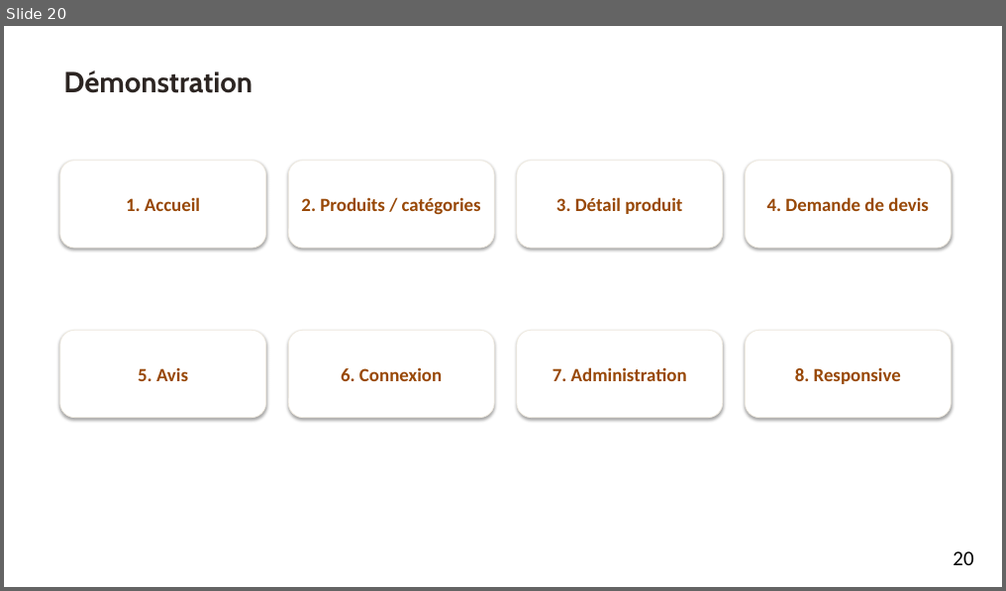
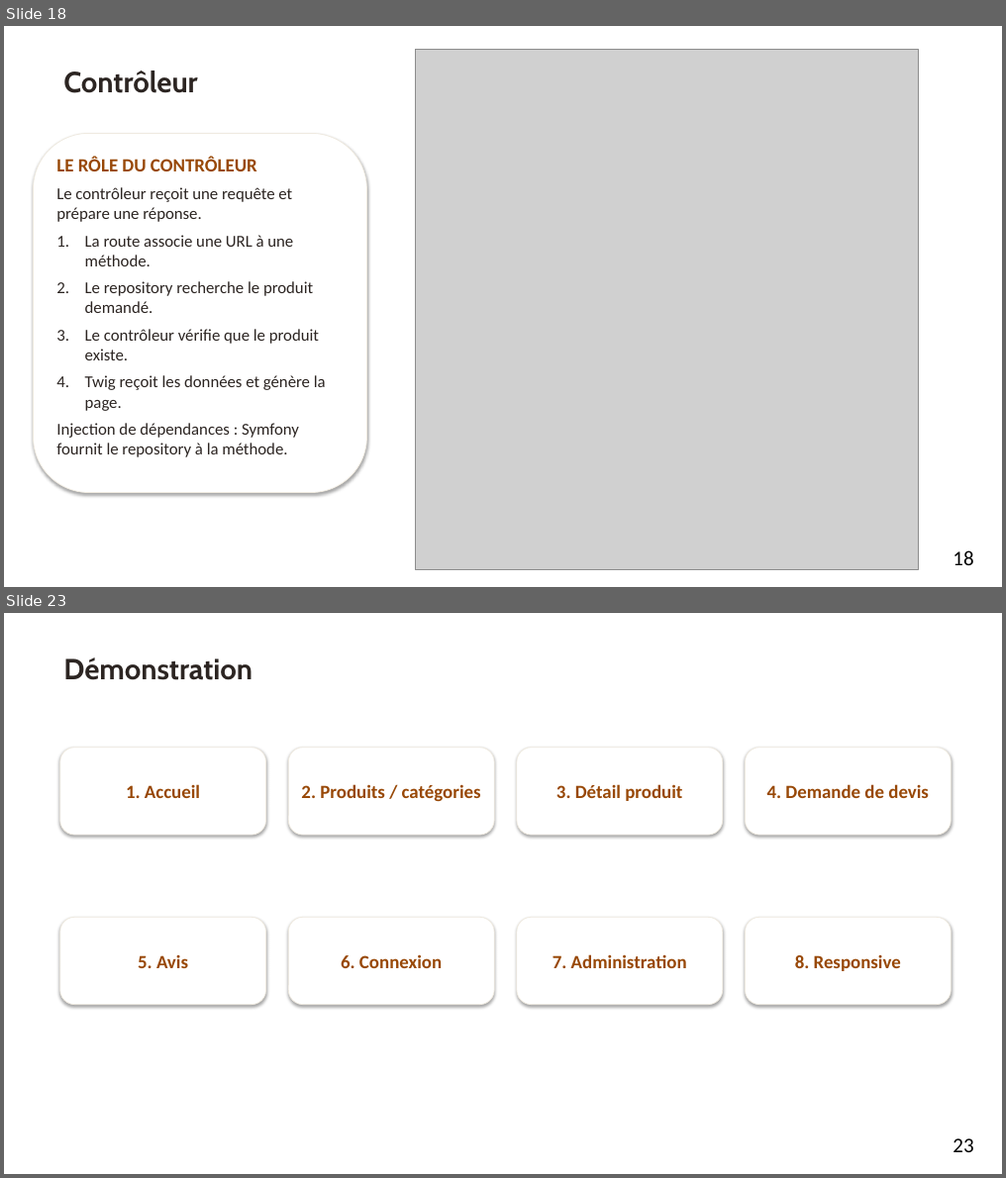
Before and after one commit to aureopires/projet_broderie, a slide deck: output/Aureo_Ruffier_Presentation_Projet.pptx. Shown one above the other, each under a label of ours: slide 20 before the commit, slides 18 and 23 after it; the slides between them are not shown. The pictures are 1006x591 and 1006x1178 pixels, drawn with LibreOffice and Linux fonts; fonts in the diff are those of the drawing; grey boxes stand for pictures; background and template pictures are left out. Boxes give left, top, right and bottom in pixels: in the first picture for what was removed or moved away, otherwise in the second. Text is boxed around its words. In the diff, an @@ line names an element or a change of style, - is before the commit and + after.

```diff
--- a/output/Aureo_Ruffier_Presentation_Projet.pptx
+++ b/output/Aureo_Ruffier_Presentation_Projet.pptx
@@ slide 18 added at (x1=4, y1=26, x2=1002, y2=587), background picture (left out) @@
@@ picture added at (x1=415, y1=49, x2=918, y2=570) @@
@@ text added at (x1=63, y1=71, x2=197, y2=93), 28 pt, text #2C2522, bold @@
+Contrôleur
@@ rounded rectangle added at (x1=33, y1=133, x2=367, y2=492), fill #FFFFFF, outline #EFEAE0 0.75 pt, 16 pt, text #2C2522 @@
+LE RÔLE DU CONTRÔLEUR
+Le contrôleur reçoit une requête et prépare une réponse.
+1. La route associe une URL à une méthode.
+2. Le repository recherche le produit demandé.
+3. Le contrôleur vérifie que le produit existe.
+4. Twig reçoit les données et génère la page.
+Injection de dépendances : Symfony fournit le repository à la méthode.
@@ page number added at (x1=952, y1=551, x2=973, y2=566), 20 pt, text #000000 @@
+18
@@ what was slide 20 is now slide 23 @@
@@ page number at (x1=952, y1=1139, x2=973, y2=1153): text changed @@
-20
+23
```
Also in this commit, not shown: 13 slides changed, 11 other slides added, 8 slides removed, 4 other files.
